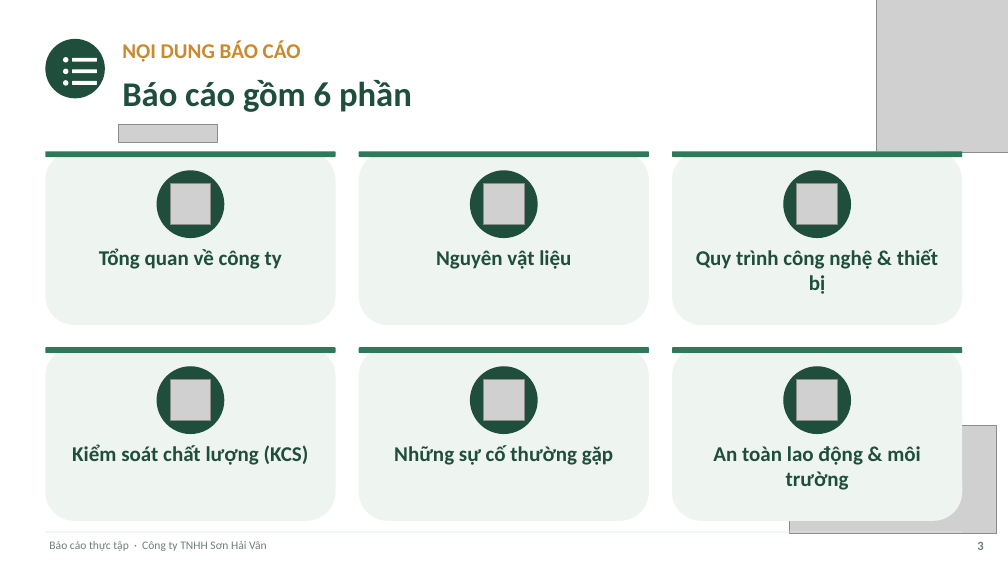
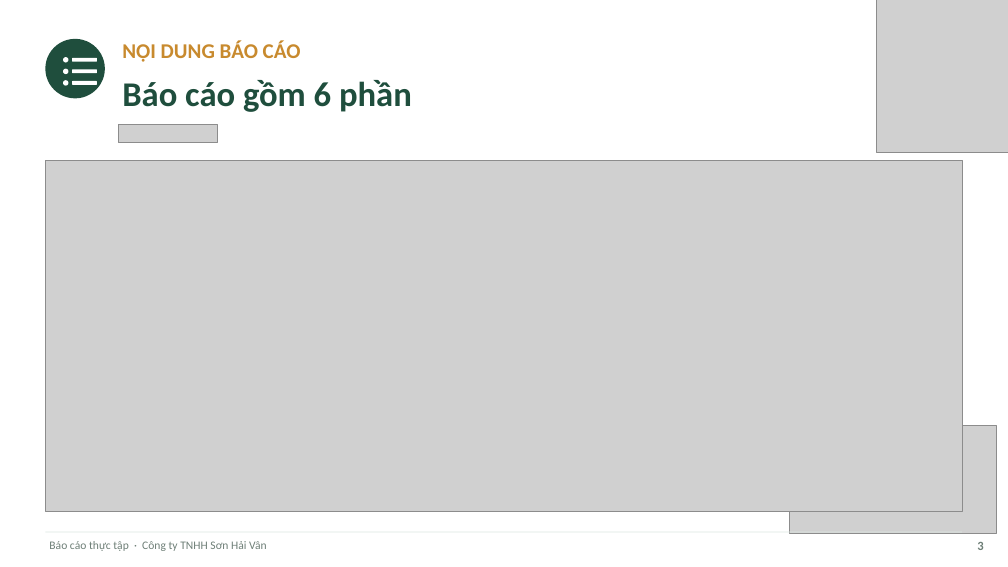
Before and after one commit to tranconcoder/pubic-resources, a slide deck: slide 3 of SuHeo/Báo cáo thực tập - Sơn Hải Vân.pptx. Drawn at 1008x567 pixels with LibreOffice and Linux fonts; fonts in the diff are those of the drawing; grey boxes stand for pictures. Boxes give left, top, right and bottom in pixels: in the first picture for what was removed or moved away, otherwise in the second. Text is boxed around its words. In the diff, an @@ line names an element or a change of style, - is before the commit and + after.

```diff
--- a/SuHeo/Báo cáo thực tập - Sơn Hải Vân.pptx
+++ b/SuHeo/Báo cáo thực tập - Sơn Hải Vân.pptx
@@ rounded rectangle removed at (x1=45, y1=151, x2=336, y2=325) @@
@@ rounded rectangle removed at (x1=45, y1=151, x2=336, y2=157) @@
@@ picture added at (x1=45, y1=160, x2=963, y2=512) @@
@@ ellipse removed at (x1=157, y1=170, x2=225, y2=238) @@
@@ rounded rectangle removed at (x1=358, y1=151, x2=649, y2=325) @@
@@ rounded rectangle removed at (x1=358, y1=151, x2=649, y2=157) @@
@@ ellipse removed at (x1=470, y1=170, x2=538, y2=238) @@
@@ rounded rectangle removed at (x1=672, y1=151, x2=963, y2=325) @@
@@ rounded rectangle removed at (x1=672, y1=151, x2=963, y2=157) @@
@@ ellipse removed at (x1=783, y1=170, x2=851, y2=238) @@
@@ picture removed at (x1=170, y1=184, x2=211, y2=225) @@
@@ picture removed at (x1=484, y1=184, x2=525, y2=225) @@
@@ picture removed at (x1=797, y1=184, x2=838, y2=225) @@
@@ text removed at (x1=99, y1=248, x2=282, y2=269) @@
-Tổng quan về công ty
@@ text removed at (x1=436, y1=250, x2=571, y2=269) @@
-Nguyên vật liệu
@@ text removed at (x1=696, y1=249, x2=938, y2=294) @@
-Quy trình công nghệ & thiết bị
@@ rounded rectangle removed at (x1=45, y1=347, x2=336, y2=521) @@
@@ rounded rectangle removed at (x1=45, y1=347, x2=336, y2=353) @@
@@ rounded rectangle removed at (x1=358, y1=347, x2=649, y2=521) @@
@@ rounded rectangle removed at (x1=358, y1=347, x2=649, y2=353) @@
@@ rounded rectangle removed at (x1=672, y1=347, x2=963, y2=521) @@
@@ rounded rectangle removed at (x1=672, y1=347, x2=963, y2=353) @@
@@ ellipse removed at (x1=157, y1=366, x2=225, y2=434) @@
@@ picture removed at (x1=170, y1=380, x2=211, y2=420) @@
@@ ellipse removed at (x1=470, y1=366, x2=538, y2=434) @@
@@ picture removed at (x1=484, y1=380, x2=525, y2=420) @@
@@ ellipse removed at (x1=783, y1=366, x2=851, y2=434) @@
@@ picture removed at (x1=797, y1=380, x2=838, y2=420) @@
@@ text removed at (x1=72, y1=444, x2=309, y2=465) @@
-Kiểm soát chất lượng (KCS)
@@ text removed at (x1=394, y1=445, x2=613, y2=465) @@
-Những sự cố thường gặp
@@ text removed at (x1=713, y1=446, x2=921, y2=490) @@
-An toàn lao động & môi trường
```
Also in this commit, not shown: 1 other file.
